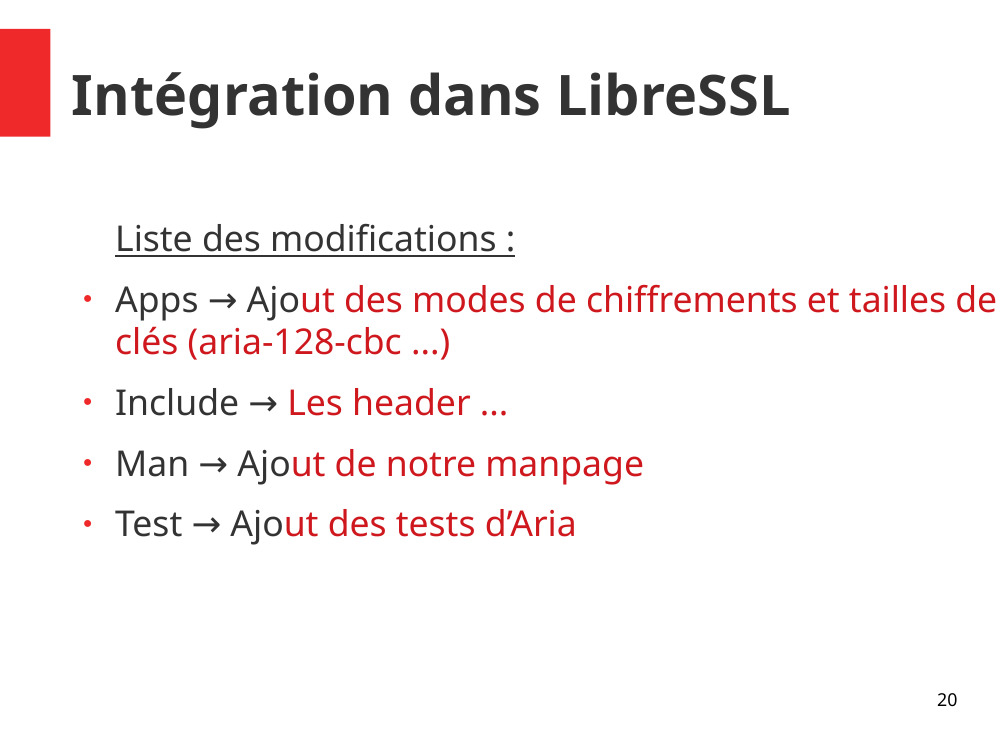
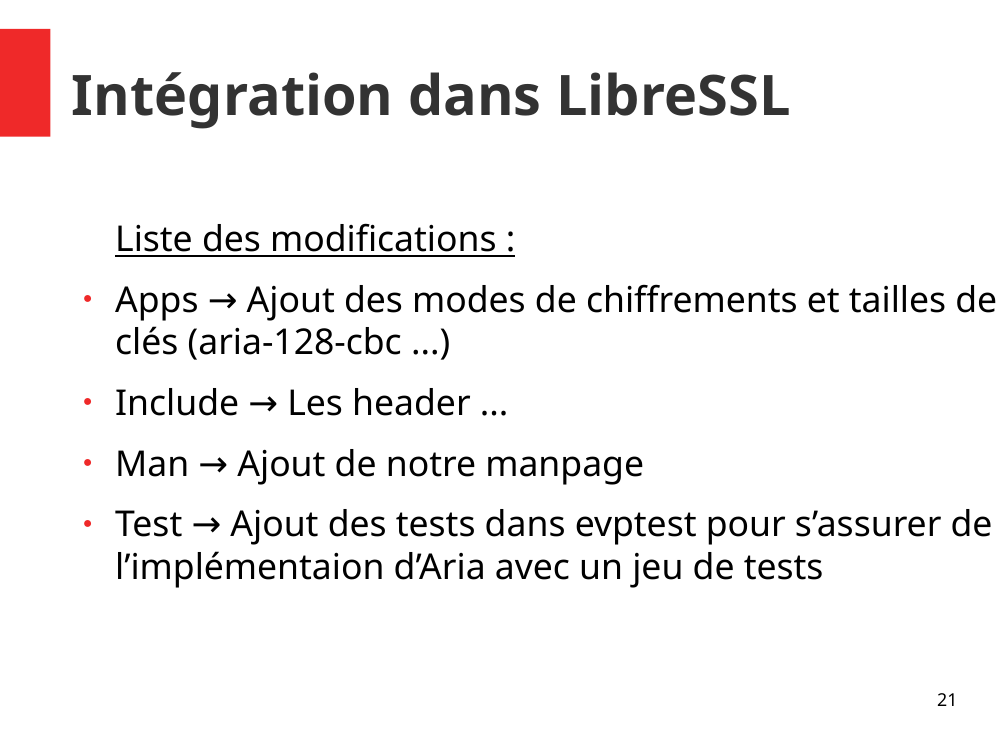
Before and after one commit to Allard-Chris/Aria, a slide deck: slide 21 of docs/[M2CSI]_ICP_Aria_Allard_Aulagnier.odp (slide 20 before the commit). Drawn at 1008x756 pixels with LibreOffice and Linux fonts; fonts in the diff are those of the drawing. Boxes give left, top, right and bottom in pixels: in the first picture for what was removed or moved away, otherwise in the second. Text is boxed around its words. In the diff, an @@ line names an element or a change of style, - is before the commit and + after.

```diff
--- a/docs/[M2CSI]_ICP_Aria_Allard_Aulagnier.odp
+++ b/docs/[M2CSI]_ICP_Aria_Allard_Aulagnier.odp
@@ text at box(115, 223, 997, 485): text colour #333333 to #000000 in "Liste des modifications :", "Apps → Ajout", "Include →", "Man → Ajout"; text colour #CE181E to #000000 in "Ajout des modes de chiffrements et tailles ...", "Les header ...", "Ajout de notre manpage" @@
@@ text at box(115, 509, 993, 588): text changed; text colour #CE181E to #000000 @@
-● Test → Ajout des tests d’Aria
+● Test → Ajout des tests dans evptest pour s’assurer de l’implémentaion d’Aria avec un jeu de tests
@@ page number at box(937, 693, 957, 706): text changed @@
-20
+21
```
Also in this commit, not shown: 19 other slides changed, 1 slide added.
